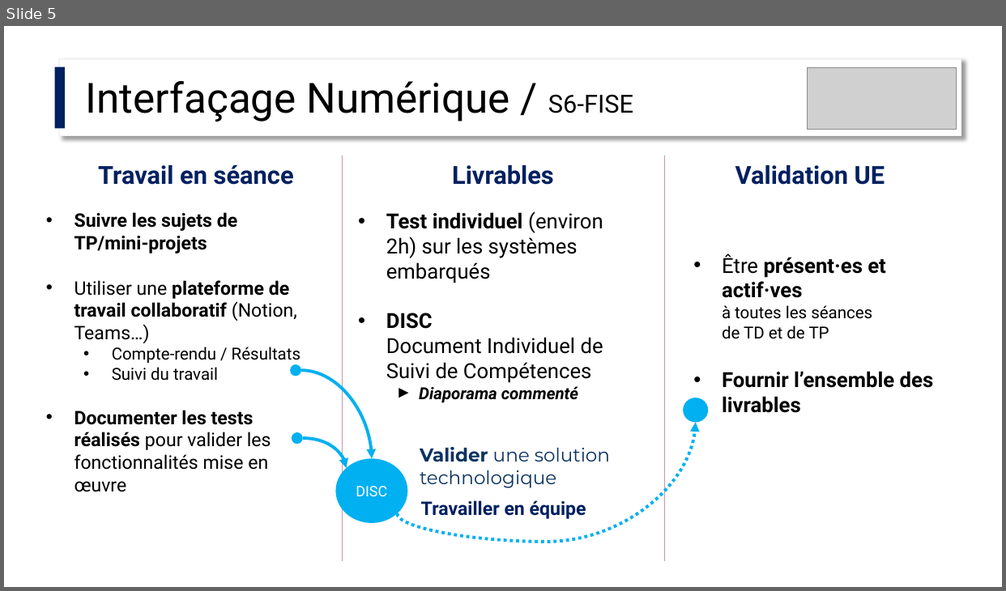
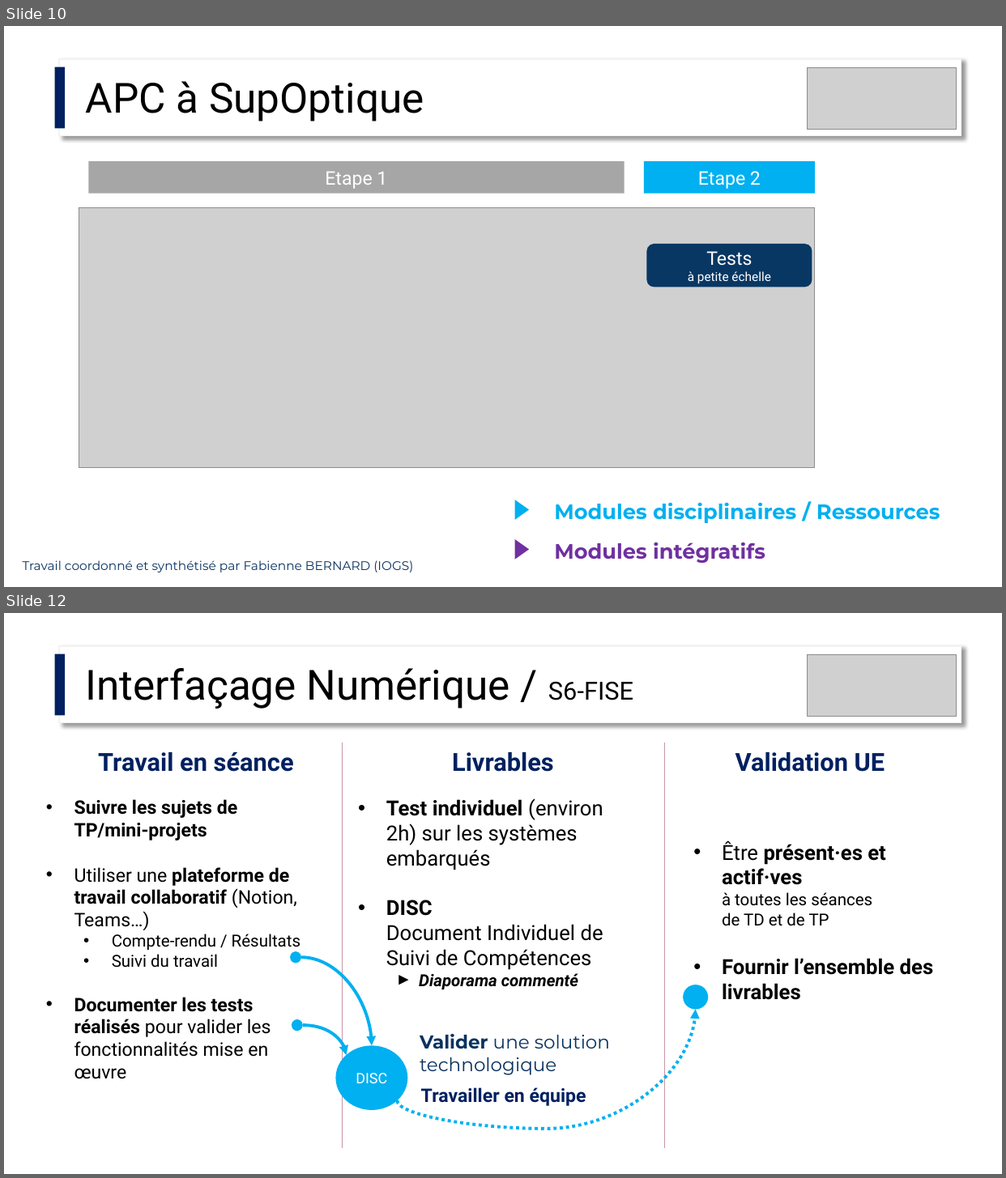
Before and after one commit to IOGS-Digital-Methods/semester-6, a slide deck: InterfacageNumerique/APC/S6_IntNum_APC.pptx. Shown one above the other, each under a label of ours: slide 5 before the commit, slides 10 and 12 after it; the slides between them are not shown. The pictures are 1006x591 and 1006x1178 pixels, drawn with LibreOffice and Linux fonts; fonts in the diff are those of the drawing; grey boxes stand for pictures. Boxes give left, top, right and bottom in pixels: in the first picture for what was removed or moved away, otherwise in the second. Text is boxed around its words. In the diff, an @@ line names an element or a change of style, - is before the commit and + after.

```diff
--- a/InterfacageNumerique/APC/S6_IntNum_APC.pptx
+++ b/InterfacageNumerique/APC/S6_IntNum_APC.pptx
@@ slide 10 added at <box>4,26,1002,587</box>, background #FFFFFF @@
@@ rectangle added at <box>55,67,66,129</box>, fill #002060 @@
@@ rectangle added at <box>59,59,961,136</box>, fill #FFFFFF, outline #F2F2F2 1 pt @@
@@ picture added at <box>808,68,957,130</box> @@
@@ text added at <box>86,81,424,122</box>, 40 pt, text #000000 @@
+APC à SupOptique
@@ rectangle added at <box>88,161,624,194</box>, fill #A6A6A6, 18 pt, text #FFFFFF @@
+Etape 1
@@ rectangle added at <box>644,161,815,194</box>, fill #00B0F0, 18 pt, text #FFFFFF @@
+Etape 2
@@ picture added at <box>79,208,815,467</box> @@
@@ rounded rectangle added at <box>647,244,812,288</box>, fill #083763, 12 pt, text #FFFFFF @@
+Tests
+à petite échelle
@@ triangle added at <box>514,500,529,520</box>, fill #00B0F0 @@
@@ text added at <box>554,502,940,523</box>, 20 pt, text #00B0F0, bold @@
+Modules disciplinaires / Ressources
@@ triangle added at <box>514,540,529,560</box>, fill #7030A0 @@
@@ text added at <box>554,543,765,563</box>, 20 pt, text #7030A0, bold @@
+Modules intégratifs
@@ text added at <box>23,561,413,573</box>, 12 pt, text #0A3260 @@
+Travail coordonné et synthétisé par Fabienne BERNARD (IOGS)
@@ what was slide 5 is now slide 12 @@
```
Also in this commit, not shown: 5 slides changed, 15 other slides added, 1 slide removed, 2 other files.
